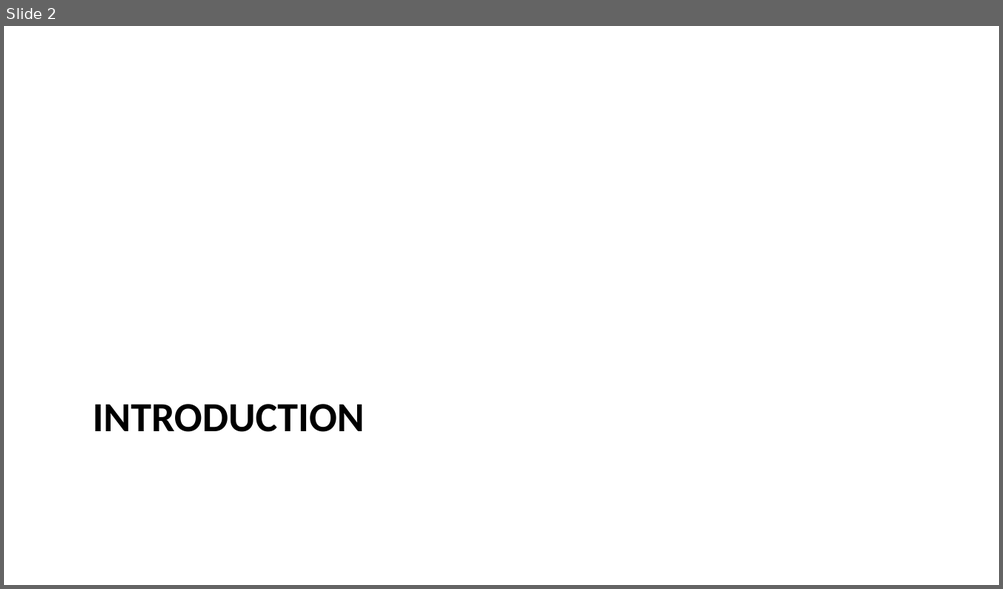
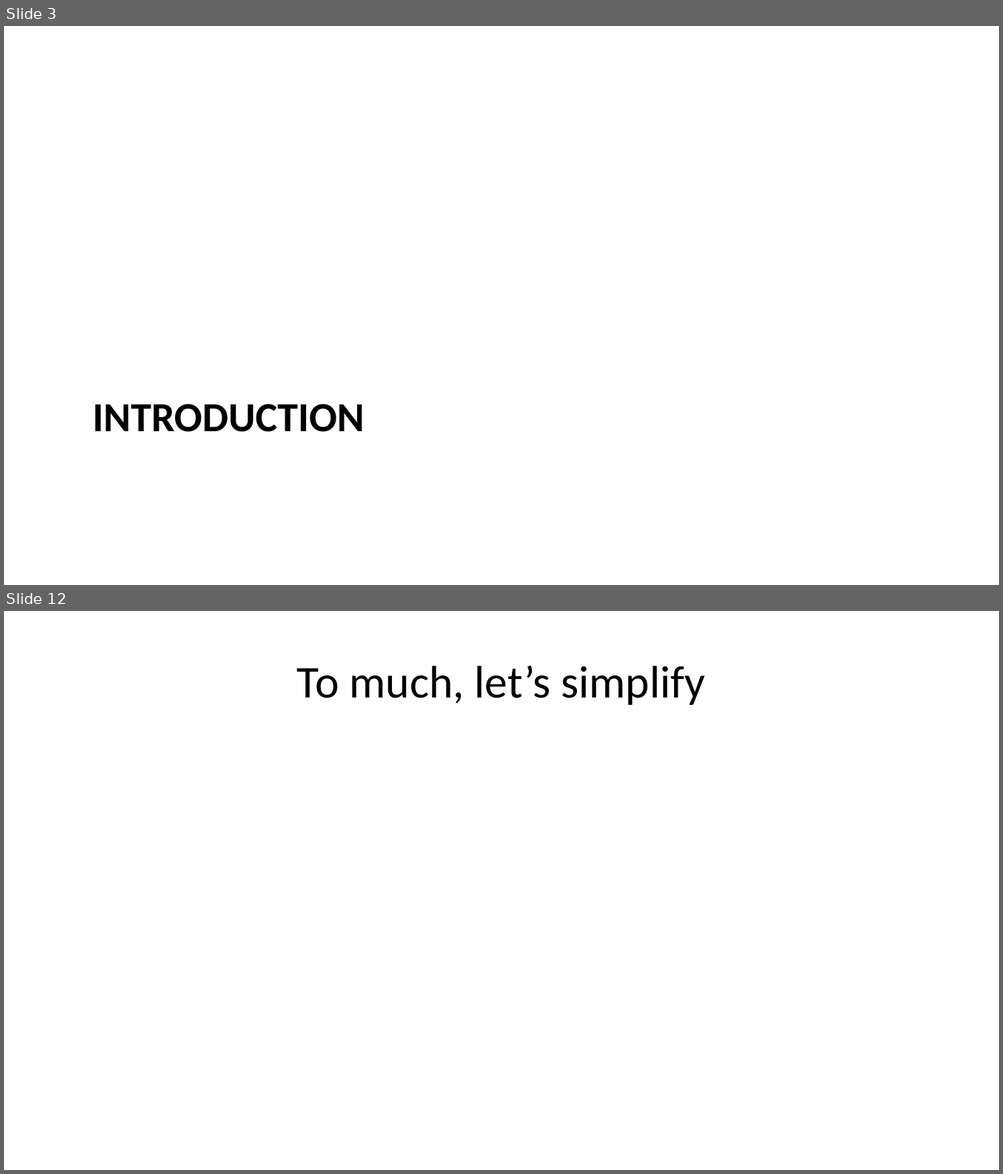
Before and after one commit to Beforerr/cs_theory, a slide deck: presentations/index.pptx. Shown one above the other, each under a label of ours: slide 2 before the commit, slides 3 and 12 after it; the slides between them are not shown. The pictures are 1003x589 and 1003x1174 pixels, drawn with LibreOffice and Linux fonts; fonts in the diff are those of the drawing. Boxes give left, top, right and bottom in pixels: in the first picture for what was removed or moved away, otherwise in the second. Text is boxed around its words. In the diff, an @@ line names an element or a change of style, - is before the commit and + after.

```diff
--- a/presentations/index.pptx
+++ b/presentations/index.pptx
@@ slide 12 added at (4,611,999,1170), background #FFFFFF @@
@@ title added at (297,666,706,705), 33 pt, text #000000 @@
+To much, let’s simplify
@@ what was slide 2 is now slide 3 @@
```
Also in this commit, not shown: 6 slides changed, 20 other slides added, 4 slides removed, 4 other files.
